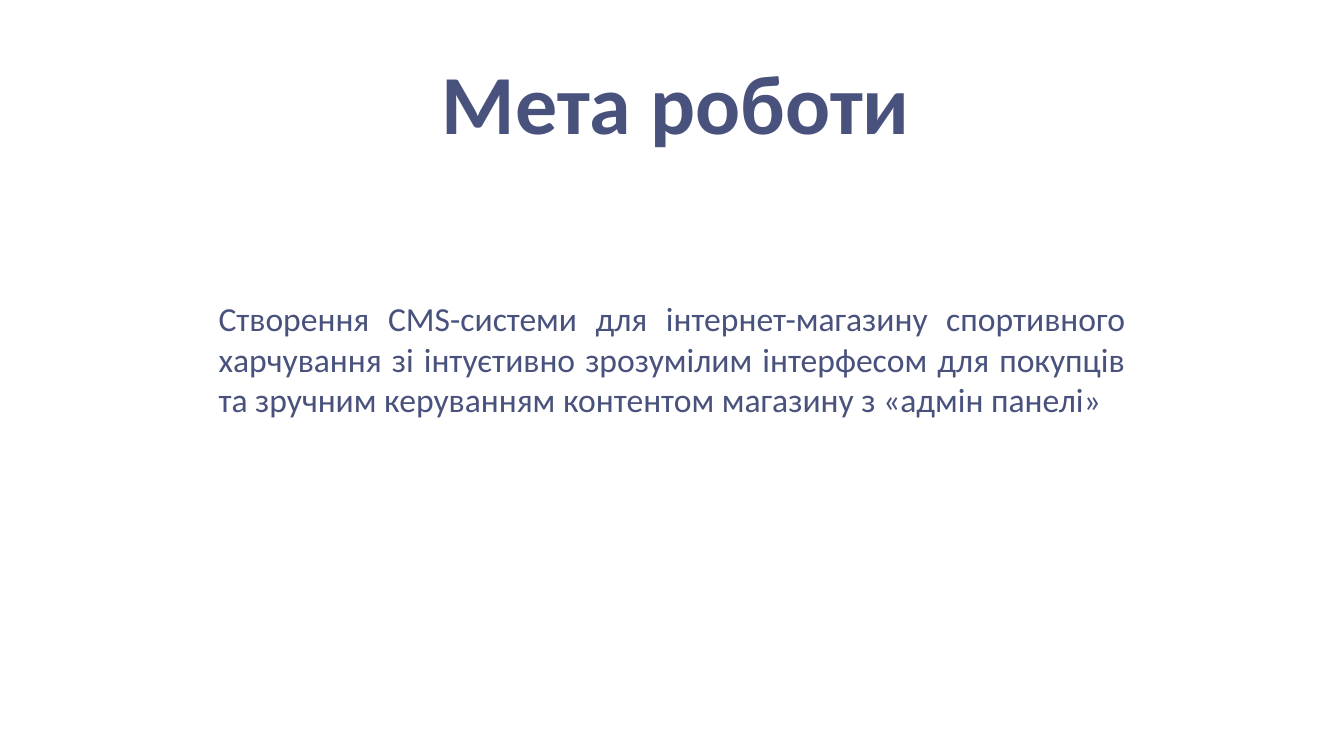
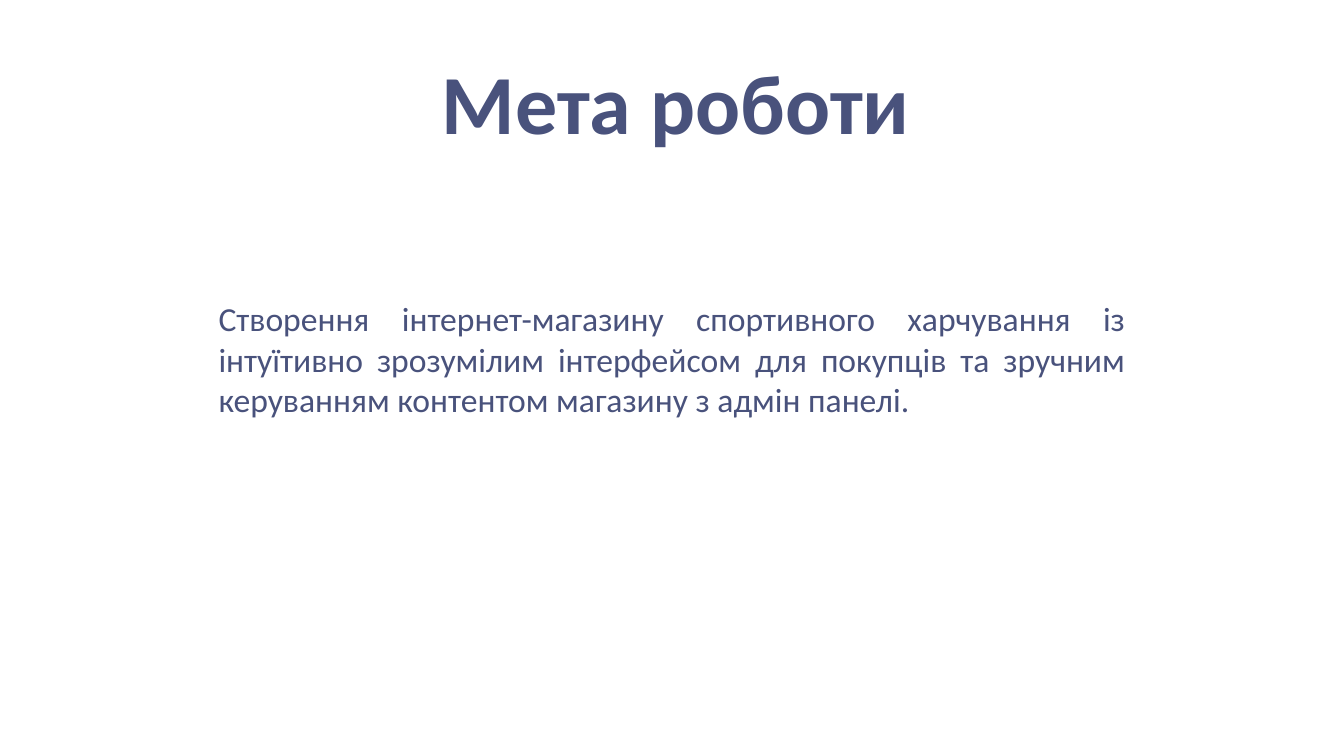
Before and after one commit to grozer221/GrozerSportsNutrition, a slide deck: slide 3 of Presentation.pptx. Drawn at 1344x756 pixels with LibreOffice and Linux fonts; fonts in the diff are those of the drawing; background and template pictures are left out. Boxes give left, top, right and bottom in pixels: in the first picture for what was removed or moved away, otherwise in the second. Text is boxed around its words. In the diff, an @@ line names an element or a change of style, - is before the commit and + after.

```diff
--- a/Presentation.pptx
+++ b/Presentation.pptx
@@ text at (219, 308, 1125, 418): text changed @@
-Створення CMS-системи для інтернет-магазину спортивного харчування зі інтуєтивно зрозумілим інтерфесом для покупців та зручним керуванням контентом магазину з «адмін панелі»
+Створення інтернет-магазину спортивного харчування із інтуїтивно зрозумілим інтерфейсом для покупців та зручним керуванням контентом магазину з адмін панелі.
```
Also in this commit, not shown: 54 other files.
